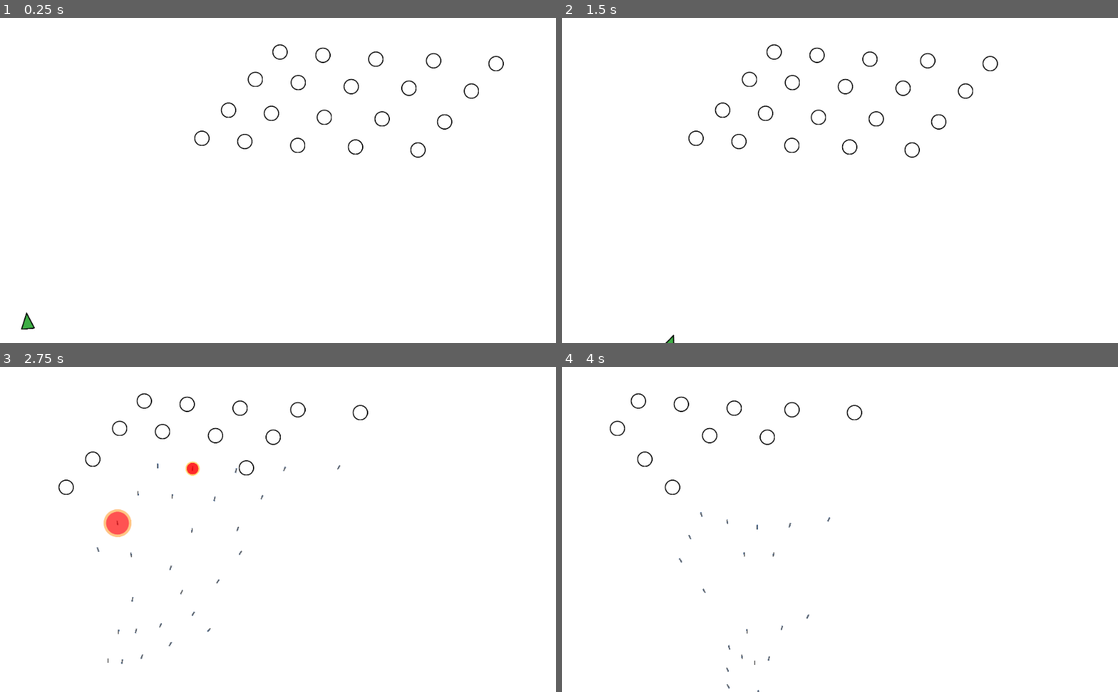
Above: before the commit, frames 1-4 (two rows, left to right).
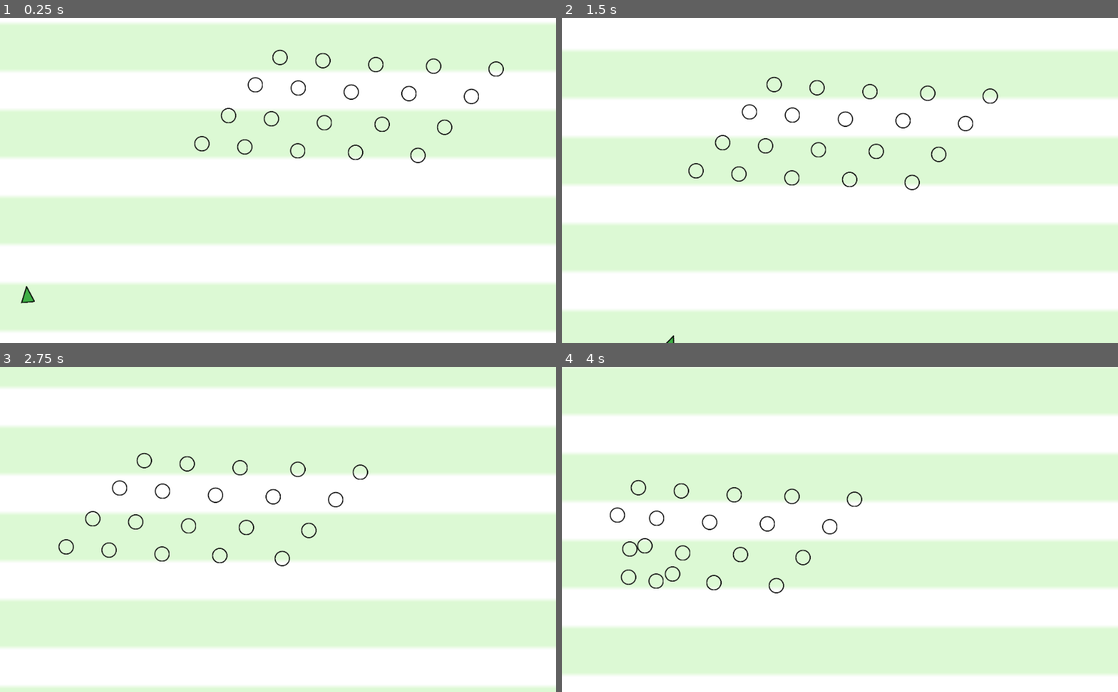
Above: after the commit, the same moments.

Repository: danieljohnson2/Shooty
Game: Godot game, scene res://Game.tscn
Same seed, same stepped clock (60 frames per second), same inputs: the game is played once before the commit and once after it.
Inputs (mouse positions are in pixels of both pictures, inside the frame that each line leads up to):
- Up to frame 1 (0.25 s): no input
- Up to frame 2 (1.5 s): move the mouse to (962, 164) at 0.52 s; hold Right (ui_right) 0.53-1.28 s; move the mouse to (728, 196) at 1.27 s; hold Down (ui_down) from 1.28 s (still down)
- Up to frame 3 (2.75 s): move the mouse to (333, 458) at 2.02 s; release Down (ui_down) at 2.03 s; hold Right (ui_right) from 2.03 s (still down)
- Up to frame 4 (4 s): move the mouse to (812, 594) at 2.77 s; release Right (ui_right) at 2.78 s; hold Up (ui_up) 2.78-3.53 s; move the mouse to (1006, 578) at 3.52 s; hold Left (ui_left) from 3.53 s (still down)

The runs differ from the first frame. In frame 1, 58% of the frame differs, in the area x 0-100%, y 1-97%; in frame 2, 54%; in frame 3, 52%; in frame 4, 59%, in the area x 0-100%, y 0-100%.

Commit message:
Add scrolling 'greenbar' background, move everybody down with it

Diff:
--- /dev/null
+++ b/Background.gd
@@ -0,0 +1,15 @@
+extends Sprite
+
+export var speed = 40
+
+func _process(delta):
+	for idx in range(0, self.get_parent().get_child_count()):
+		var n = self.get_parent().get_child(idx)
+		n.position.y += speed * delta
+
+		if n == self:
+			while self.position.y >= 0:
+				self.position.y -= self.texture.get_height() * self.scale.y
+		elif n.position.y > 620:
+			n.queue_free()
+	pass
--- a/Game.tscn
+++ b/Game.tscn
@@ -1,19 +1,35 @@
-[gd_scene load_steps=5 format=2]
+[gd_scene load_steps=7 format=2]
 
 [ext_resource path="res://Game.gd" type="Script" id=1]
-[ext_resource path="res://Player.gd" type="Script" id=2]
-[ext_resource path="res://Player.png" type="Texture" id=3]
-[ext_resource path="res://Enemy.tscn" type="PackedScene" id=4]
+[ext_resource path="res://Paper.png" type="Texture" id=2]
+[ext_resource path="res://Background.gd" type="Script" id=3]
+[ext_resource path="res://Player.gd" type="Script" id=4]
+[ext_resource path="res://Player.png" type="Texture" id=5]
+[ext_resource path="res://Enemy.tscn" type="PackedScene" id=6]
 
 [node name="Node2D" type="Node2D" index="0"]
 
 script = ExtResource( 1 )
 
-[node name="Player" type="RigidBody2D" parent="." index="0" groups=[
+[node name="Background" type="Sprite" parent="." index="0"]
+
+modulate = Color( 1, 1, 1, 0.386745 )
+scale = Vector2( 8, 8 )
+z_index = -1000
+texture = ExtResource( 2 )
+centered = false
+region_enabled = true
+region_rect = Rect2( 0, 0, 200, 100 )
+region_filter_clip = true
+script = ExtResource( 3 )
+_sections_unfolded = [ "Region", "Transform", "Visibility", "Z Index" ]
+speed = 40
+
+[node name="Player" type="RigidBody2D" parent="." index="1" groups=[
 "Player",
 ]]
 
-position = Vector2( 50, 559 )
+position = Vector2( 50, 500 )
 input_pickable = false
 collision_layer = 1
 collision_mask = 1
@@ -32,97 +48,98 @@
 linear_damp = -1.0
 angular_velocity = 0.0
 angular_damp = -1.0
-script = ExtResource( 2 )
+script = ExtResource( 4 )
 _sections_unfolded = [ "Transform" ]
 speed = 200
 
 [node name="Sprite" type="Sprite" parent="Player" index="0"]
 
 scale = Vector2( 0.5, 0.5 )
-texture = ExtResource( 3 )
+texture = ExtResource( 5 )
 _sections_unfolded = [ "Material", "Transform" ]
 
 [node name="CollisionPolygon2D" type="CollisionPolygon2D" parent="Player" index="1"]
 
 build_mode = 0
 polygon = PoolVector2Array( -11.7374, 14.0657, 0.0790329, -13.4413, 11.7017, 13.872 )
+_sections_unfolded = [ "Transform" ]
 
-[node name="Enemy 1" parent="." index="1" instance=ExtResource( 4 )]
+[node name="Enemy 1" parent="." index="2" instance=ExtResource( 6 )]
 
 position = Vector2( 938.366, 84.0667 )
 
-[node name="Enemy 8" parent="." index="2" instance=ExtResource( 4 )]
+[node name="Enemy 8" parent="." index="3" instance=ExtResource( 6 )]
 
 position = Vector2( 823.274, 78.7022 )
 
-[node name="Enemy 10" parent="." index="3" instance=ExtResource( 4 )]
+[node name="Enemy 10" parent="." index="4" instance=ExtResource( 6 )]
 
 position = Vector2( 716.961, 75.7762 )
 
-[node name="Enemy 15" parent="." index="4" instance=ExtResource( 4 )]
+[node name="Enemy 15" parent="." index="5" instance=ExtResource( 6 )]
 
 position = Vector2( 619.426, 68.4611 )
 
-[node name="Enemy 17" parent="." index="5" instance=ExtResource( 4 )]
+[node name="Enemy 17" parent="." index="6" instance=ExtResource( 6 )]
 
 position = Vector2( 540.423, 62.609 )
 
-[node name="Enemy 2" parent="." index="6" instance=ExtResource( 4 )]
+[node name="Enemy 2" parent="." index="7" instance=ExtResource( 6 )]
 
 position = Vector2( 893.079, 134.673 )
 
-[node name="Enemy 5" parent="." index="7" instance=ExtResource( 4 )]
+[node name="Enemy 5" parent="." index="8" instance=ExtResource( 6 )]
 
 position = Vector2( 777.988, 129.308 )
 
-[node name="Enemy 11" parent="." index="8" instance=ExtResource( 4 )]
+[node name="Enemy 11" parent="." index="9" instance=ExtResource( 6 )]
 
 position = Vector2( 671.675, 126.382 )
 
-[node name="Enemy 14" parent="." index="9" instance=ExtResource( 4 )]
+[node name="Enemy 14" parent="." index="10" instance=ExtResource( 6 )]
 
 position = Vector2( 574.14, 119.067 )
 
-[node name="Enemy 19" parent="." index="10" instance=ExtResource( 4 )]
+[node name="Enemy 19" parent="." index="11" instance=ExtResource( 6 )]
 
 position = Vector2( 495.137, 113.215 )
 
-[node name="Enemy 3" parent="." index="11" instance=ExtResource( 4 )]
+[node name="Enemy 3" parent="." index="12" instance=ExtResource( 6 )]
 
 position = Vector2( 843.581, 191.463 )
 
-[node name="Enemy 6" parent="." index="12" instance=ExtResource( 4 )]
+[node name="Enemy 6" parent="." index="13" instance=ExtResource( 6 )]
 
 position = Vector2( 728.49, 186.099 )
 
-[node name="Enemy 12" parent="." index="13" instance=ExtResource( 4 )]
+[node name="Enemy 12" parent="." index="14" instance=ExtResource( 6 )]
 
 position = Vector2( 622.177, 183.173 )
 
-[node name="Enemy 13" parent="." index="14" instance=ExtResource( 4 )]
+[node name="Enemy 13" parent="." index="15" instance=ExtResource( 6 )]
 
 position = Vector2( 524.642, 175.857 )
 
-[node name="Enemy 20" parent="." index="15" instance=ExtResource( 4 )]
+[node name="Enemy 20" parent="." index="16" instance=ExtResource( 6 )]
 
 position = Vector2( 445.639, 170.005 )
 
-[node name="Enemy 4" parent="." index="16" instance=ExtResource( 4 )]
+[node name="Enemy 4" parent="." index="17" instance=ExtResource( 6 )]
 
 position = Vector2( 794.56, 243.366 )
 
-[node name="Enemy 7" parent="." index="17" instance=ExtResource( 4 )]
+[node name="Enemy 7" parent="." index="18" instance=ExtResource( 6 )]
 
 position = Vector2( 679.469, 238.001 )
 
-[node name="Enemy 9" parent="." index="18" instance=ExtResource( 4 )]
+[node name="Enemy 9" parent="." index="19" instance=ExtResource( 6 )]
 
 position = Vector2( 573.156, 235.075 )
 
-[node name="Enemy 16" parent="." index="19" instance=ExtResource( 4 )]
+[node name="Enemy 16" parent="." index="20" instance=ExtResource( 6 )]
 
 position = Vector2( 475.621, 227.76 )
 
-[node name="Enemy 18" parent="." index="20" instance=ExtResource( 4 )]
+[node name="Enemy 18" parent="." index="21" instance=ExtResource( 6 )]
 
 position = Vector2( 396.617, 221.908 )
Binary file added: Paper.png
Not shown, added: Paper.png.import
